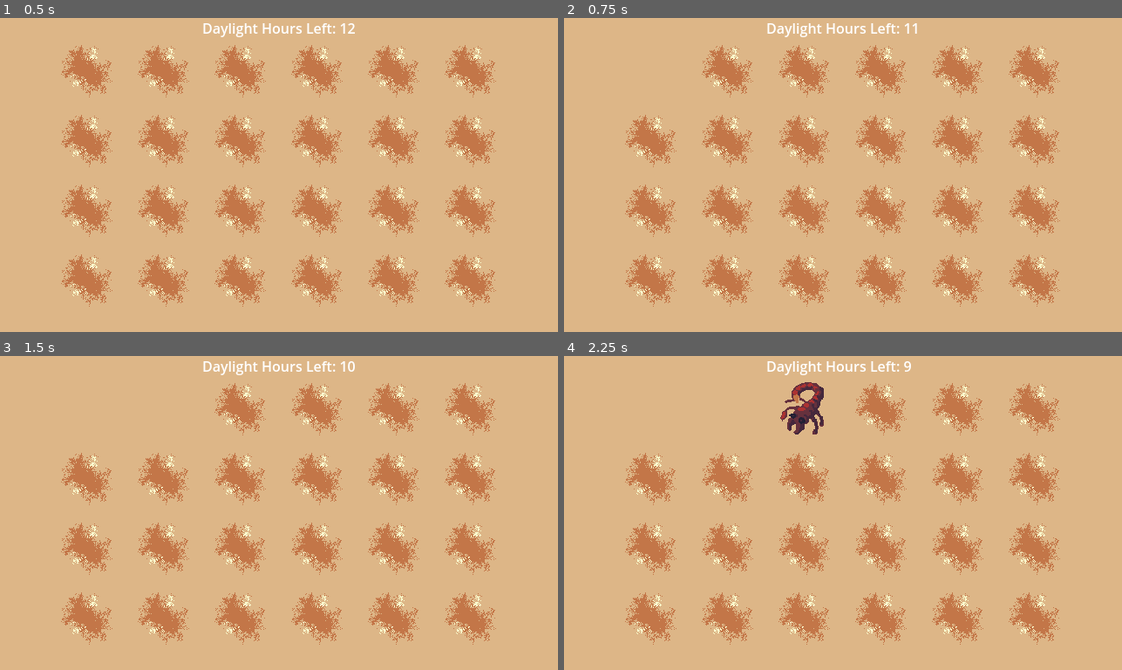
Above: before the commit, frames 1-4 (two rows, left to right).
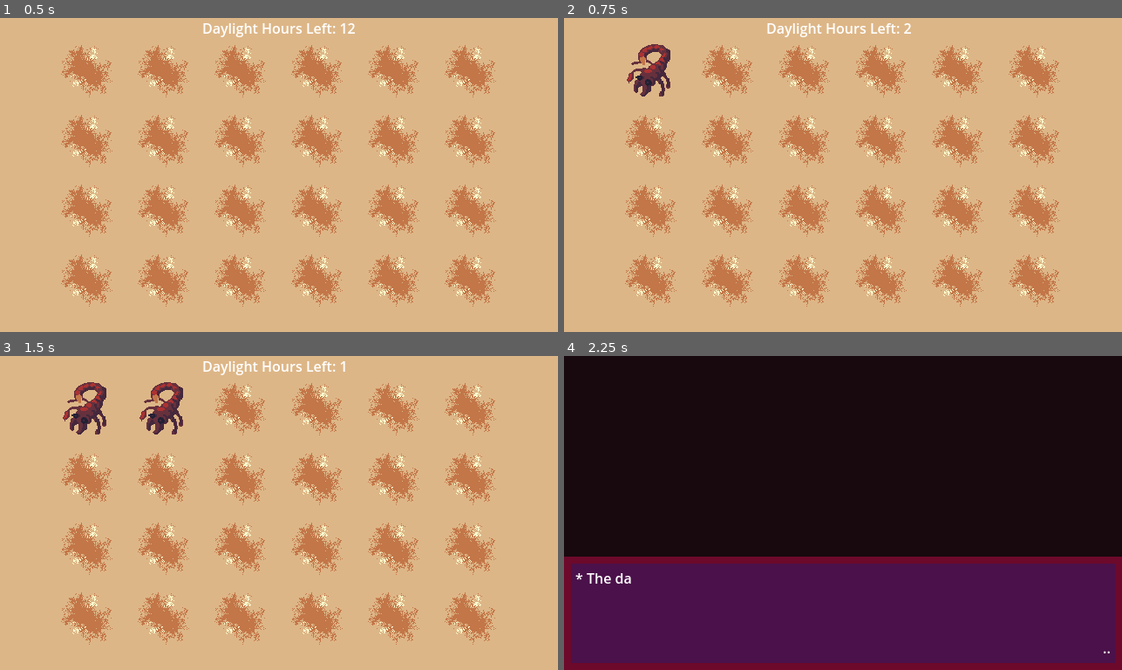
Above: after the commit, the same moments.

Repository: jadicodes/micro-jam-desert
Game: Godot game, scene res://game/game.tscn
The game is run twice, just before and just after one commit, with the same random seed, the same clock (stepped at 60 frames per second) and the same inputs.
Inputs (mouse positions are in pixels of both pictures, inside the frame that each line leads up to):
- Up to frame 1 (0.5 s): no input
- Up to frame 2 (0.75 s): click (653, 71) at 0.5 s
- Up to frame 3 (1.5 s): click (161, 409) at 1.25 s
- Up to frame 4 (2.25 s): click (803, 409) at 2 s

Frame 1 is identical in both runs. In frame 2, 0.7% of the frame differs, in the area x 11-64%, y 1-25%; in frame 3, 1.4%; in frame 4, 100%, in the area x 0-100%, y 0-100%.

Commit message:
Add transition between dunes and market with textbox

Diff:
--- a/project/dunes/dunes.gd
+++ b/project/dunes/dunes.gd
@@ -4,8 +4,8 @@
 
 @export var _items: Array[Item]
 
-var _chance_of_finding_item: int = 30
-var _daylight_hours_remaining: int = 12
+var _chance_of_finding_item: int = 100
+var _daylight_hours_remaining: int = 3
 
 var _nothing_texture = preload("res://dunes/nothing_sand.png")
 var _normal_texture = preload("res://dunes/dune_button_texture.png")
--- a/project/game/game.gd
+++ b/project/game/game.gd
@@ -4,6 +4,7 @@
 
 enum state {
 	DUNES,
+	TRANS_DUNES_TO_NIGHT_MARKET,
 	NIGHT_MARKET,
 }
 
@@ -16,15 +17,34 @@
 	current_state = new_state
 	match current_state:
 		state.DUNES:
-			$Dunes.show()
-			$NightMarket.hide()
+			for child in get_children():
+				if child == $Dunes:
+					child.show()
+				else:
+					child.hide()
+		state.TRANS_DUNES_TO_NIGHT_MARKET:
+			for child in get_children():
+				if child == $Transition or child == $Textbox:
+					child.show()
+				else:
+					child.hide()
+			$Textbox.set_text("The day is over and you walk a long journey back home. Once there, you will sell your goods to whoever will buy it. They will take some decieving. Money is not easy to come by.")
 		state.NIGHT_MARKET:
-			$Dunes.hide()
-			$NightMarket.show()
+			for child in get_children():
+				if child == $NightMarket:
+					child.show()
+				else:
+					child.hide()
+
 			var inventory = $Dunes.get_inventory()
 			$NightMarket.set_inventory(inventory)
 
 
 func _on_day_ended():
-	_change_state(state.NIGHT_MARKET)
-	$NightMarket.start()
+	_change_state(state.TRANS_DUNES_TO_NIGHT_MARKET)
+
+
+func _on_textbox_finished_all_text() -> void:
+	if current_state == state.TRANS_DUNES_TO_NIGHT_MARKET:
+		_change_state(state.NIGHT_MARKET)
+		$NightMarket.start()
--- a/project/game/game.tscn
+++ b/project/game/game.tscn
@@ -1,8 +1,9 @@
-[gd_scene load_steps=4 format=3 uid="uid://c83a1yvmin1es"]
+[gd_scene load_steps=5 format=3 uid="uid://c83a1yvmin1es"]
 
 [ext_resource type="Script" path="res://game/game.gd" id="1_c5pck"]
 [ext_resource type="PackedScene" uid="uid://dgh1qjc0cc1m0" path="res://dunes/dunes.tscn" id="2_mn2dn"]
 [ext_resource type="PackedScene" uid="uid://duubssmcbo7gw" path="res://night_market/night_market.tscn" id="3_clrua"]
+[ext_resource type="PackedScene" uid="uid://cpyis4pfj71ys" path="res://textbox/textbox.tscn" id="4_uux1t"]
 
 [node name="Game" type="Control"]
 layout_mode = 3
@@ -18,3 +19,16 @@
 
 [node name="NightMarket" parent="." instance=ExtResource("3_clrua")]
 layout_mode = 1
+
+[node name="Transition" type="ColorRect" parent="."]
+layout_mode = 1
+anchors_preset = 15
+anchor_right = 1.0
+anchor_bottom = 1.0
+grow_horizontal = 2
+grow_vertical = 2
+color = Color(0.0901961, 0.0352941, 0.0509804, 1)
+
+[node name="Textbox" parent="." instance=ExtResource("4_uux1t")]
+
+[connection signal="finished_all_text" from="Textbox" to="." method="_on_textbox_finished_all_text"]
--- a/project/night_market/night_market.gd
+++ b/project/night_market/night_market.gd
@@ -19,7 +19,13 @@
 
 var inventory: Array[Item]
 
+
+func _ready():
+	$Textbox.hide()
+
+
 func start():
+	$Textbox.show()
 	_change_state(state.BUYER_ARRIVES)
 
 
@@ -44,7 +50,7 @@
 		state.BUYER_ARRIVES:
 			# Animation
 			_set_item_being_sold()
-			%AnimationPlayer.play("buyer_enters")
+			%AnimationPlayer.play("hand_enters")
 
 
 
@@ -54,5 +60,7 @@
 
 
 func _on_animation_player_animation_finished(anim_name: StringName) -> void:
+	if anim_name == "hand_enters":
+		%AnimationPlayer.play("buyer_enters")
 	if anim_name == "buyer_enters":
-		%AnimationPlayer.play("hand_enters")
+		$Textbox.set_text("I would like to buy that. What is it?")
--- a/project/night_market/night_market.tscn
+++ b/project/night_market/night_market.tscn
@@ -1,10 +1,11 @@
-[gd_scene load_steps=12 format=3 uid="uid://duubssmcbo7gw"]
+[gd_scene load_steps=13 format=3 uid="uid://duubssmcbo7gw"]
 
 [ext_resource type="Script" path="res://night_market/night_market.gd" id="1_4s51k"]
 [ext_resource type="Texture2D" uid="uid://cpsvkjpn2dkhn" path="res://night_market/night_market_background.png" id="1_30v6n"]
 [ext_resource type="Texture2D" uid="uid://d4i7up4qmmvrb" path="res://night_market/arm.png" id="2_jovcc"]
 [ext_resource type="Texture2D" uid="uid://bccn4rkapqwxn" path="res://buyers/evil1.png" id="3_wsehx"]
 [ext_resource type="Texture2D" uid="uid://v106kk5ujr3t" path="res://items/shot_glass.png" id="5_g6pko"]
+[ext_resource type="PackedScene" uid="uid://cpyis4pfj71ys" path="res://textbox/textbox.tscn" id="6_m1fa7"]
 
 [sub_resource type="Animation" id="Animation_dkcba"]
 resource_name = "buyer_enters"
@@ -144,19 +145,6 @@
 grow_vertical = 2
 texture = ExtResource("3_wsehx")
 
-[node name="ColorRect2" type="ColorRect" parent="."]
-layout_mode = 1
-anchors_preset = 7
-anchor_left = 0.5
-anchor_top = 1.0
-anchor_right = 0.5
-anchor_bottom = 1.0
-offset_left = -320.0
-offset_top = -125.0
-offset_right = 321.0
-grow_horizontal = 2
-grow_vertical = 0
-
 [node name="Arm" type="TextureRect" parent="."]
 layout_mode = 0
 offset_left = -226.0
@@ -180,4 +168,6 @@
 "": SubResource("AnimationLibrary_oryyu")
 }
 
+[node name="Textbox" parent="." instance=ExtResource("6_m1fa7")]
+
 [connection signal="animation_finished" from="AnimationPlayer" to="." method="_on_animation_player_animation_finished"]
--- a/project/project.godot
+++ b/project/project.godot
@@ -21,6 +21,16 @@
 window/size/viewport_height=360
 window/stretch/mode="viewport"
 
+[input]
+
+select={
+"deadzone": 0.5,
+"events": [Object(InputEventKey,"resource_local_to_scene":false,"resource_name":"","device":-1,"window_id":0,"alt_pressed":false,"shift_pressed":false,"ctrl_pressed":false,"meta_pressed":false,"pressed":false,"keycode":0,"physical_keycode":32,"key_label":0,"unicode":32,"location":0,"echo":false,"script":null)
+, Object(InputEventKey,"resource_local_to_scene":false,"resource_name":"","device":-1,"window_id":0,"alt_pressed":false,"shift_pressed":false,"ctrl_pressed":false,"meta_pressed":false,"pressed":false,"keycode":0,"physical_keycode":4194309,"key_label":0,"unicode":0,"location":0,"echo":false,"script":null)
+, Object(InputEventMouseButton,"resource_local_to_scene":false,"resource_name":"","device":-1,"window_id":0,"alt_pressed":false,"shift_pressed":false,"ctrl_pressed":false,"meta_pressed":false,"button_mask":1,"position":Vector2(115, 12),"global_position":Vector2(124, 58),"factor":1.0,"button_index":1,"canceled":false,"pressed":true,"double_click":true,"script":null)
+]
+}
+
 [rendering]
 
 textures/canvas_textures/default_texture_filter=0
--- /dev/null
+++ b/project/textbox/textbox.gd
@@ -0,0 +1,75 @@
+class_name Textbox
+extends CanvasLayer
+
+signal finished_all_text
+
+const CHAR_READ_RATE = 0.03
+
+enum state {
+	READY,
+	READING,
+	FINISHED
+}
+
+var current_state = state.READY
+var _tween
+
+@onready var _textbox = %TextboxContainer
+@onready var _start_symbol = %StartSymbol
+@onready var _text = %Label
+@onready var _end_symbol = %EndSymbol
+
+
+# Manages player input
+
+func _input(event: InputEvent) -> void:
+	if event.is_action_pressed("select"):
+		if current_state == state.FINISHED:
+			_change_state(state.READY)
+			finished_all_text.emit()
+
+		elif current_state == state.READING:
+			_change_state(state.FINISHED)
+
+
+func set_text(text) -> void:
+	_text.text = text
+	show_textbox()
+	_tween = create_tween()
+	_tween.tween_property(_text, "visible_ratio", 1.0, len(text) * CHAR_READ_RATE).set_trans(Tween.TRANS_LINEAR).set_ease(Tween.EASE_IN_OUT)
+	_tween.connect("finished", _on_tween_finished)
+	_change_state(state.READING)
+
+
+# Show and hide textbox
+
+func show_textbox() -> void:
+	_start_symbol = "*"
+	_textbox.show()
+
+
+func hide_textbox() -> void:
+	_text.visible_ratio = 0.0
+	_textbox.hide()
+
+
+# Manages state of the textbox
+
+func _change_state(new_state) -> void:
+	current_state = new_state
+	match current_state:
+		state.READY:
+			_text.visible_ratio = 0.0
+		state.READING:
+			_tween.play()
+			_end_symbol.text = ".."
+		state.FINISHED:
+			_end_symbol.text = "*"
+			_text.visible_ratio = 1.0
+			_tween.pause()
+
+
+# Manages signal received from tween finishing
+
+func _on_tween_finished() -> void:
+	_change_state(state.FINISHED)
--- /dev/null
+++ b/project/textbox/textbox.tscn
@@ -0,0 +1,82 @@
+[gd_scene load_steps=4 format=3 uid="uid://cpyis4pfj71ys"]
+
+[ext_resource type="Script" path="res://textbox/textbox.gd" id="1_uw0v4"]
+
+[sub_resource type="StyleBoxFlat" id="StyleBoxFlat_yqnwn"]
+bg_color = Color(0.427451, 0.0352941, 0.164706, 1)
+
+[sub_resource type="StyleBoxFlat" id="StyleBoxFlat_vuk08"]
+bg_color = Color(0.295633, 0.068673, 0.291576, 1)
+
+[node name="Textbox" type="CanvasLayer"]
+script = ExtResource("1_uw0v4")
+
+[node name="TextboxContainer" type="PanelContainer" parent="."]
+unique_name_in_owner = true
+anchors_preset = 12
+anchor_top = 1.0
+anchor_right = 1.0
+anchor_bottom = 1.0
+offset_top = -130.0
+grow_horizontal = 2
+grow_vertical = 0
+theme_override_styles/panel = SubResource("StyleBoxFlat_yqnwn")
+
+[node name="MarginContainer" type="MarginContainer" parent="TextboxContainer"]
+layout_mode = 2
+theme_override_constants/margin_left = 8
+theme_override_constants/margin_top = 8
+theme_override_constants/margin_right = 8
+theme_override_constants/margin_bottom = 8
+
+[node name="Panel" type="Panel" parent="TextboxContainer/MarginContainer"]
+layout_mode = 2
+theme_override_styles/panel = SubResource("StyleBoxFlat_vuk08")
+
+[node name="MarginContainer" type="MarginContainer" parent="TextboxContainer/MarginContainer/Panel"]
+layout_mode = 1
+anchors_preset = 15
+anchor_right = 1.0
+anchor_bottom = 1.0
+offset_bottom = -1.0
+grow_horizontal = 2
+grow_vertical = 2
+theme_override_constants/margin_left = 5
+theme_override_constants/margin_top = 5
+theme_override_constants/margin_right = 5
+theme_override_constants/margin_bottom = 5
+
+[node name="HBoxContainer" type="HBoxContainer" parent="TextboxContainer/MarginContainer/Panel/MarginContainer"]
+layout_mode = 2
+
+[node name="StartSymbol" type="Label" parent="TextboxContainer/MarginContainer/Panel/MarginContainer/HBoxContainer"]
+unique_name_in_owner = true
+layout_mode = 2
+size_flags_vertical = 0
+text = "*"
+
+[node name="VBoxContainer" type="VBoxContainer" parent="TextboxContainer/MarginContainer/Panel/MarginContainer/HBoxContainer"]
+layout_mode = 2
+size_flags_horizontal = 3
+
+[node name="Label" type="Label" parent="TextboxContainer/MarginContainer/Panel/MarginContainer/HBoxContainer/VBoxContainer"]
+unique_name_in_owner = true
+custom_minimum_size = Vector2(200, 0)
+layout_mode = 2
+text = "This is sample text. You shouldn't be seeing it!fffffffffffffffffffffffffffffffffffffffffffffffffffffffffffffffffffffffffffff"
+autowrap_mode = 3
+visible_characters = 0
+visible_ratio = 0.0
+
+[node name="Label2" type="Label" parent="TextboxContainer/MarginContainer/Panel/MarginContainer/HBoxContainer/VBoxContainer"]
+custom_minimum_size = Vector2(200, 0)
+layout_mode = 2
+
+[node name="Label3" type="Label" parent="TextboxContainer/MarginContainer/Panel/MarginContainer/HBoxContainer/VBoxContainer"]
+custom_minimum_size = Vector2(200, 0)
+layout_mode = 2
+
+[node name="EndSymbol" type="Label" parent="TextboxContainer/MarginContainer/Panel/MarginContainer/HBoxContainer"]
+unique_name_in_owner = true
+layout_mode = 2
+size_flags_vertical = 8
